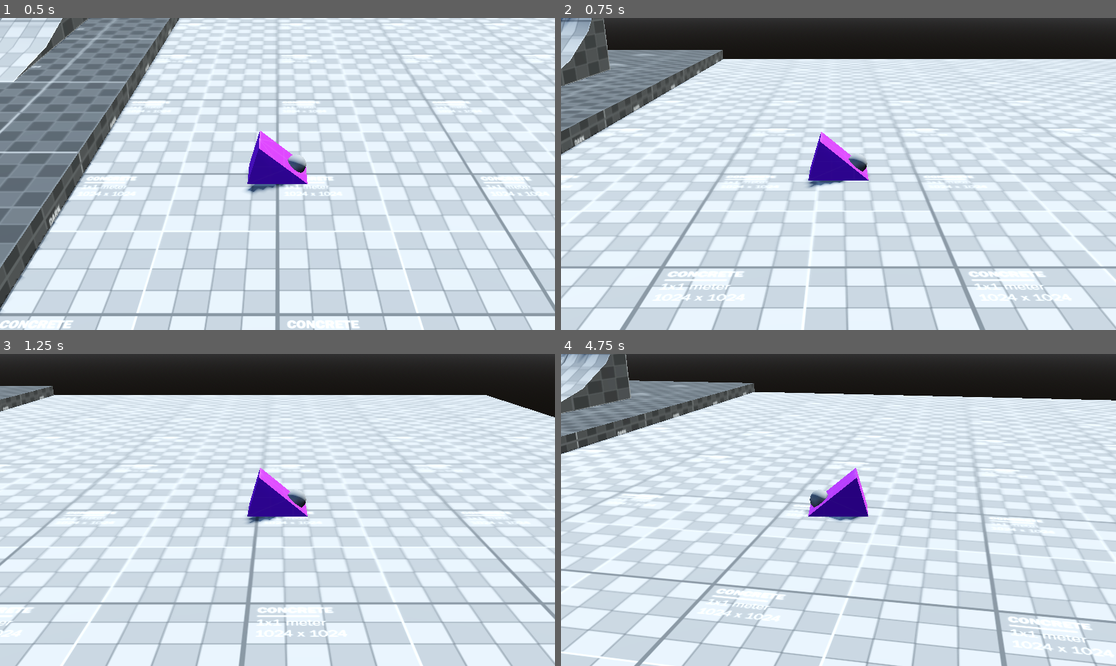
Above: before the commit, frames 1-4 (two rows, left to right).
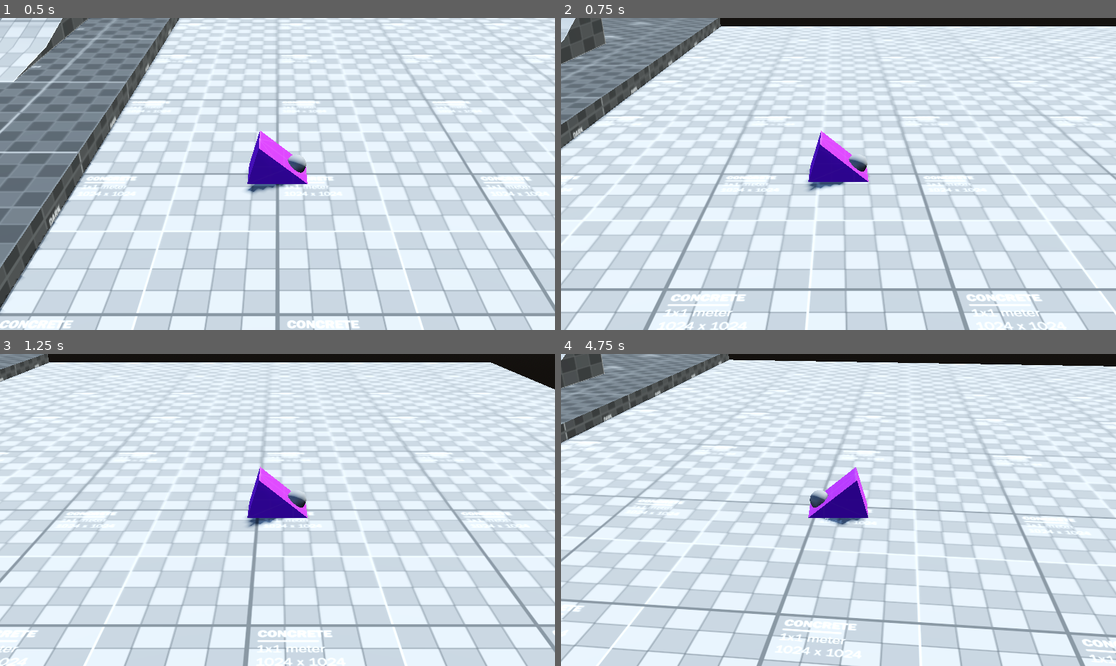
Above: after the commit, the same moments.

Repository: lithopsiouu/you-rat
Game: Godot game, scene res://Scenes/test/main test room.tscn
The game is run twice, just before and just after one commit, with the same random seed, the same clock (stepped at 60 frames per second) and the same inputs.
Inputs:
- Up to frame 1 (0.5 s): no input
- Up to frame 2 (0.75 s): hold D (move_right) from 0.53 s (still down); tap Down (rotate_cam_down) at 0.6 s
- Up to frame 3 (1.25 s): keep holding D (move_right)
- Up to frame 4 (4.75 s): release D (move_right) at 1.28 s; hold S (move_backward) 1.28-2.03 s; tap one key every 0.75 s from 1.35 s: Left (rotate_cam_left) Right (rotate_cam_right) Up (rotate_cam_up) Down (rotate_cam_down) Left (rotate_cam_left); hold D (move_right) 2.03-2.78 s; hold W (move_forward) 2.78-3.53 s; hold A (move_left) from 3.53 s (still down)

Frame 1 is identical in both runs. In frame 2, 53% of the frame differs, in the area x 0-100%, y 0-100%; in frame 3, 51%; in frame 4, 57%.

Commit message:
tweak gameplay settings

Diff:
--- a/Scenes/test/main test room.tscn
+++ b/Scenes/test/main test room.tscn
@@ -113,4 +113,4 @@
 
 [node name="GimbalCamera" parent="Player" node_paths=PackedStringArray("player_input") instance=ExtResource("7_of0ke")]
 player_input = NodePath("../Components/PlayerInput")
-rotation_speed = 0.05
+rotation_speed = 0.028
--- a/Scripts/Interaction/movement.gd
+++ b/Scripts/Interaction/movement.gd
@@ -5,7 +5,7 @@
 var move_dir: Vector3
 var move_vel: Vector3 = Vector3.ZERO
 @export var input: PlayerInput
-@export var speed: float = 3.0
+@export var speed: float = 0.018
 @export var mesh: MeshInstance3D
 
 func _ready() -> void:
